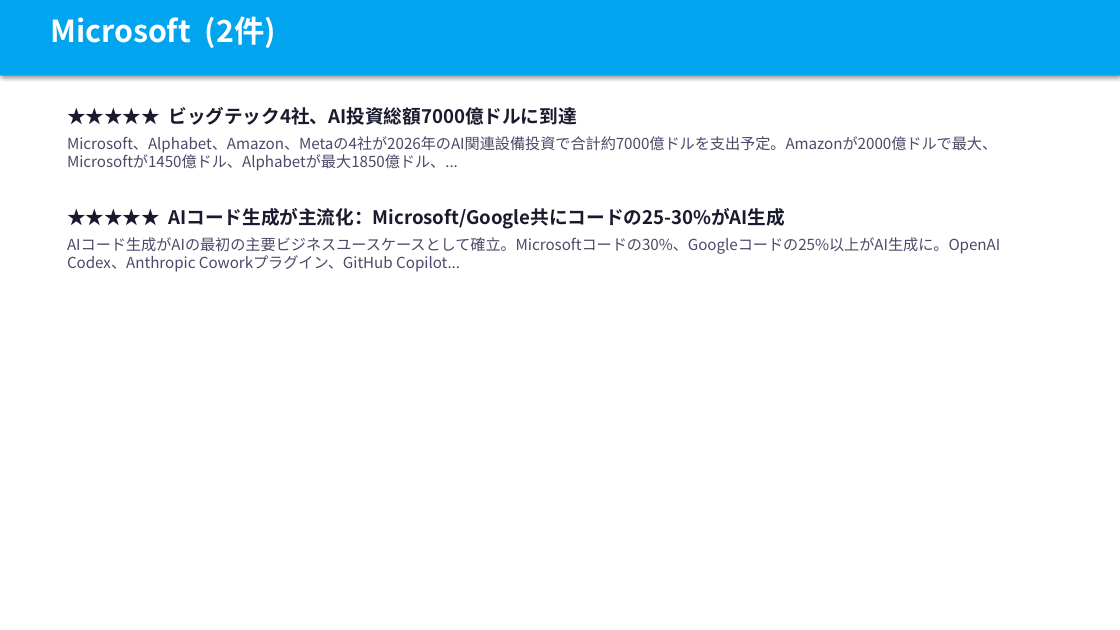
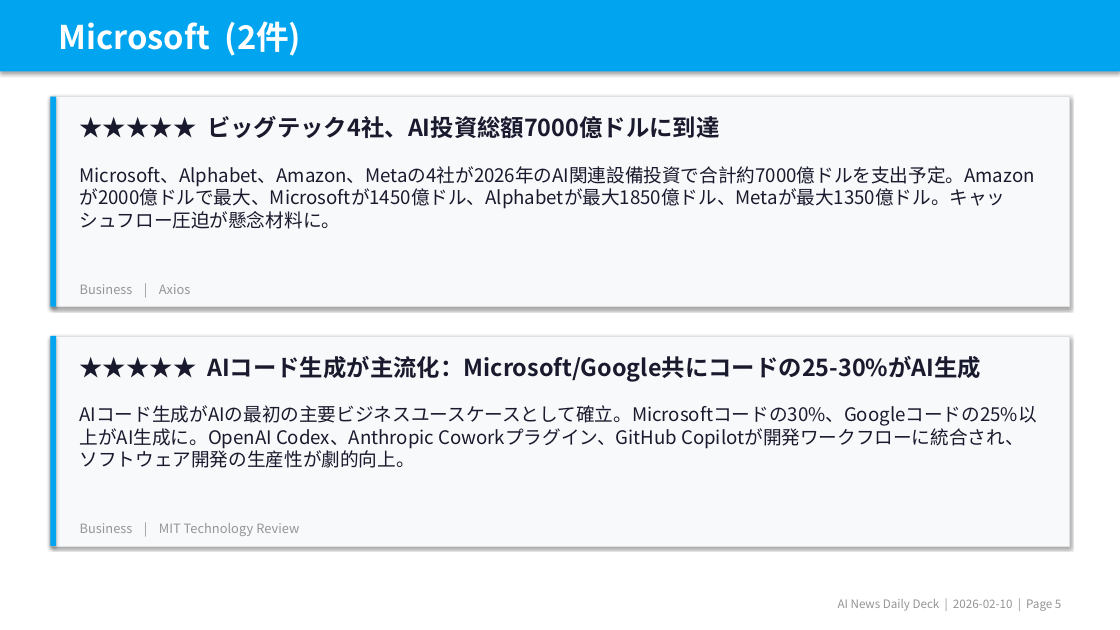
Before and after one commit to chel2311/ai-news-deck-reports, a slide deck: slide 6 of 2026-02-10/report.pptx (slide 5 before the commit). Drawn at 1120x630 pixels with LibreOffice and Linux fonts; fonts in the diff are those of the drawing. Boxes give left, top, right and bottom in pixels: in the first picture for what was removed or moved away, otherwise in the second. Text is boxed around its words. In the diff, an @@ line names an element or a change of style, - is before the commit and + after.

```diff
--- a/2026-02-10/report.pptx
+++ b/2026-02-10/report.pptx
@@ rectangle: place and size @@
-rectangle at bbox=[0, 0, 1120, 76]
+rectangle at bbox=[0, 0, 1120, 71]
@@ text "Microsoft (2件)": place and size @@
-text "Microsoft (2件)" at bbox=[50, 16, 276, 48]
+text "Microsoft (2件)" at bbox=[59, 21, 301, 56]
@@ text "Microsoft (2件)" at bbox=[59, 21, 301, 56]: size 26 to 28 pt @@
@@ rectangle added at bbox=[50, 97, 1070, 307], fill #F8F9FA, outline #E0E0E0 0.5 pt @@
@@ rectangle added at bbox=[50, 97, 56, 307], fill #00A4EF @@
@@ text "★★★★★ ビッグテック4社、AI投資総額7000億ドルに到達": place and size @@
-text "★★★★★ ビッグテック4社、AI投資総額7000億ドルに到達" at bbox=[67, 107, 997, 171]
+text "★★★★★ ビッグテック4社、AI投資総額7000億ドルに到達" at bbox=[207, 116, 719, 138]
@@ text "★★★★★ ビッグテック4社、AI投資総額7000億ドルに到達" at bbox=[207, 116, 719, 138]: size 16 to 20 pt @@
@@ text at bbox=[67, 136, 997, 171]: paragraph removed @@
-Microsoft、Alphabet、Amazon、Metaの4社が2026年のAI関連設備投資で合計約7000億ドルを支出予定。Amazonが2000億ドルで最大、Microsoftが1450億ドル、Alphabetが最大1850億ドル、...
@@ text added at bbox=[80, 166, 1035, 229], 16 pt, text #1A1A2E @@
+Microsoft、Alphabet、Amazon、Metaの4社が2026年のAI関連設備投資で合計約7000億ドルを支出予定。Amazonが2000億ドルで最大、Microsoftが1450億ドル、Alphabetが最大1850億ドル、Metaが最大1350億ドル。キャッシュフロー圧迫が懸念材料に。
@@ text removed at bbox=[67, 208, 1000, 272] @@
-★★★★★ AIコード生成が主流化：Microsoft/Google共にコードの25-30%がAI生成
-AIコード生成がAIの最初の主要ビジネスユースケースとして確立。Microsoftコードの30%、Googleコードの25%以上がAI生成に。OpenAI Codex、Anthropic Coworkプラグイン、GitHub Copilot...
@@ text added at bbox=[80, 284, 191, 294], 11 pt, text #959595 @@
+Business | Axios
@@ rectangle added at bbox=[50, 336, 1070, 546], fill #F8F9FA, outline #E0E0E0 0.5 pt @@
@@ rectangle added at bbox=[50, 336, 56, 546], fill #00A4EF @@
@@ text added at bbox=[207, 356, 981, 382], 20 pt, text #1A1A2E, bold @@
+★★★★★ AIコード生成が主流化：Microsoft/Google共にコードの25-30%がAI生成
@@ text added at bbox=[80, 405, 1037, 468], 16 pt, text #1A1A2E @@
+AIコード生成がAIの最初の主要ビジネスユースケースとして確立。Microsoftコードの30%、Googleコードの25%以上がAI生成に。OpenAI Codex、Anthropic Coworkプラグイン、GitHub Copilotが開発ワークフローに統合され、ソフトウェア開発の生産性が劇的向上。
@@ text added at bbox=[80, 523, 299, 536], 11 pt, text #959595 @@
+Business | MIT Technology Review
@@ text added at bbox=[838, 599, 1061, 611], 10 pt, text #959595 @@
+AI News Daily Deck | 2026-02-10 | Page 5
```
Also in this commit, not shown: 7 other slides changed, 7 slides added, 1 slide removed, 7 other files.
